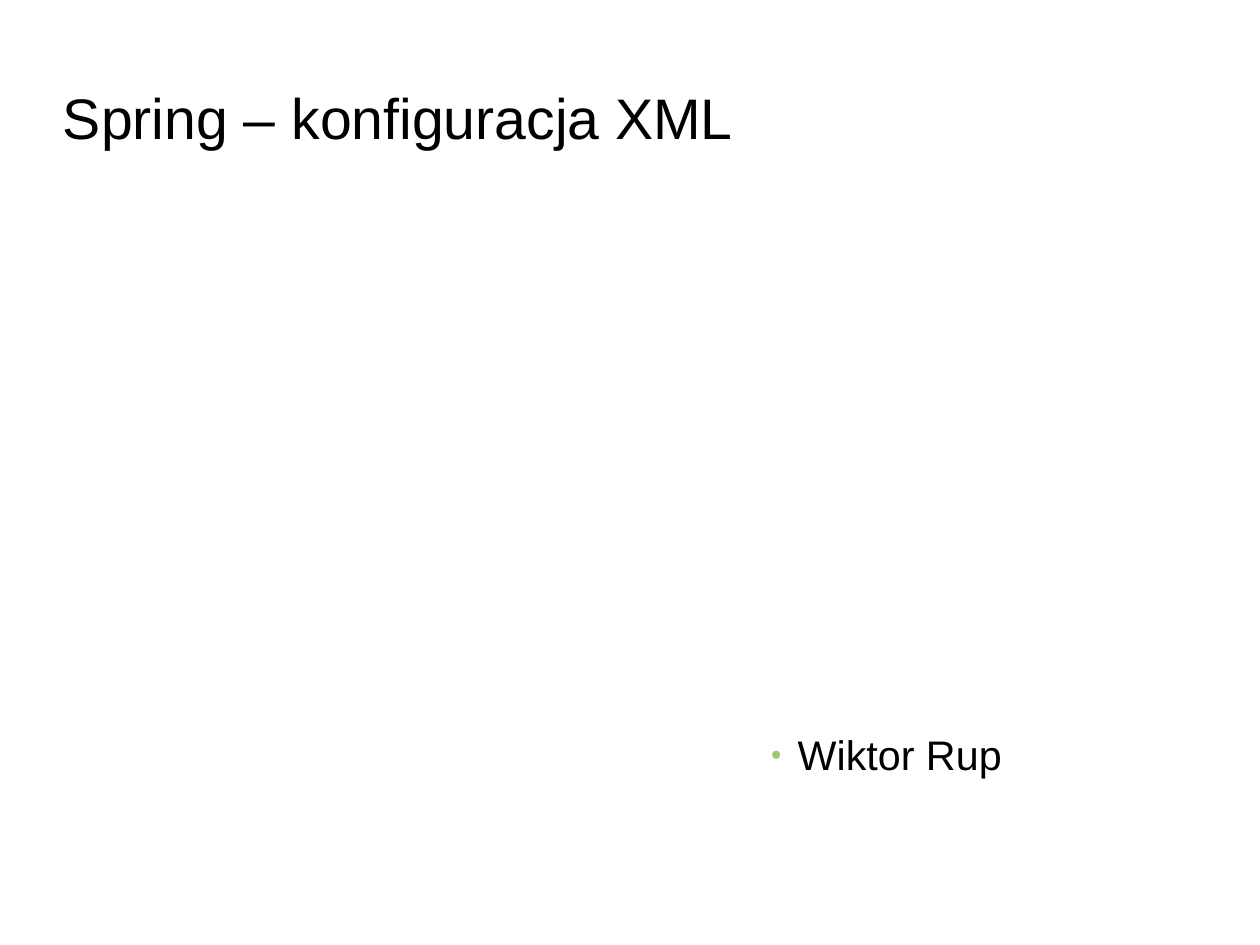
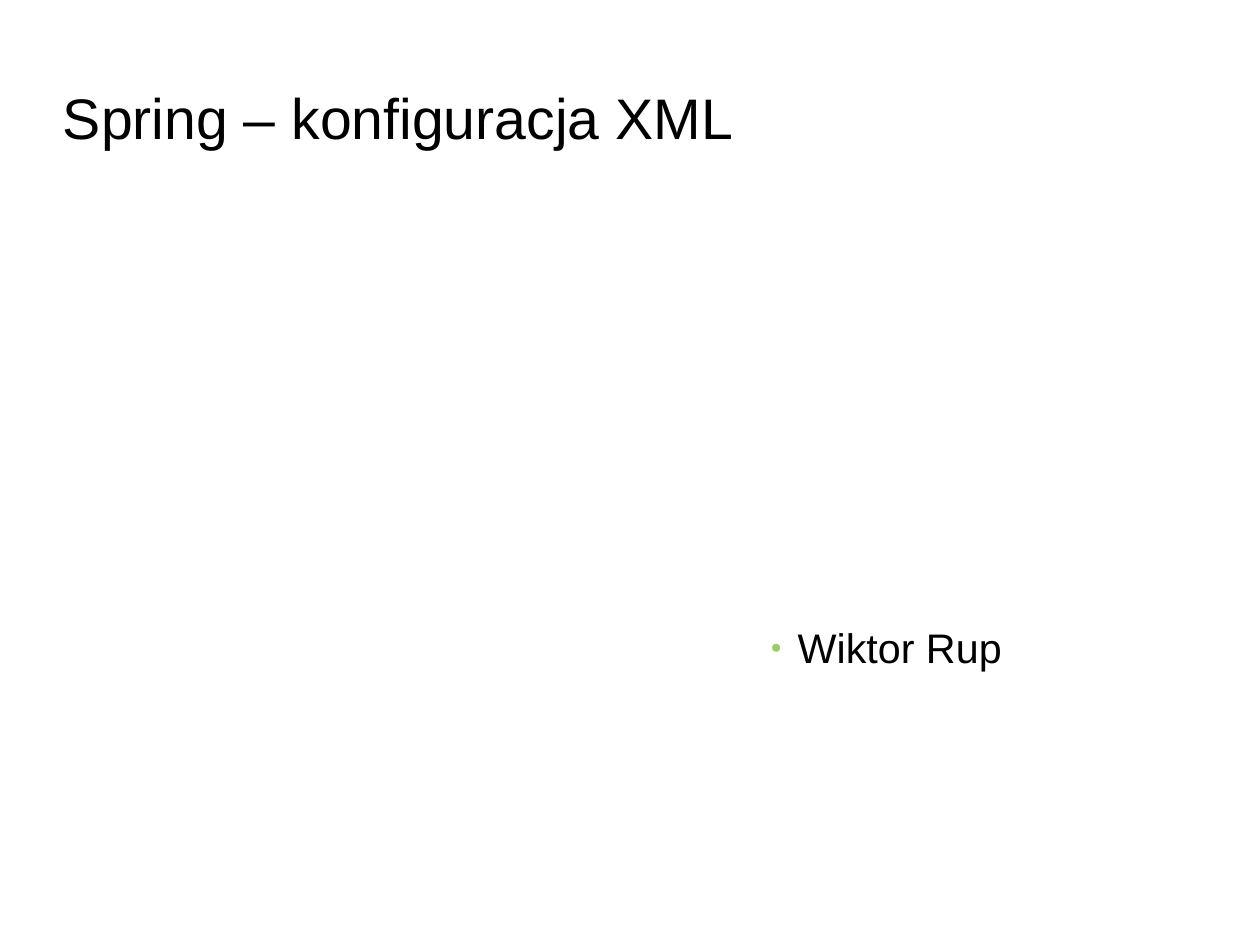
Before and after one commit to java-academy/szpring, a slide deck: slide 1 of spring-xml-prezentacja.pptx. Drawn at 1260x945 pixels with LibreOffice and Linux fonts; fonts in the diff are those of the drawing; background and template pictures are left out. Boxes give left, top, right and bottom in pixels: in the first picture for what was removed or moved away, otherwise in the second. Text is boxed around its words. In the diff, an @@ line names an element or a change of style, - is before the commit and + after.

```diff
--- a/spring-xml-prezentacja.pptx
+++ b/spring-xml-prezentacja.pptx
@@ text "Wiktor Rup" at (798, 633, 1002, 671): list level 9 to 1 in "Wiktor Rup" @@
```
Also in this commit, not shown: 3 other slides changed.
